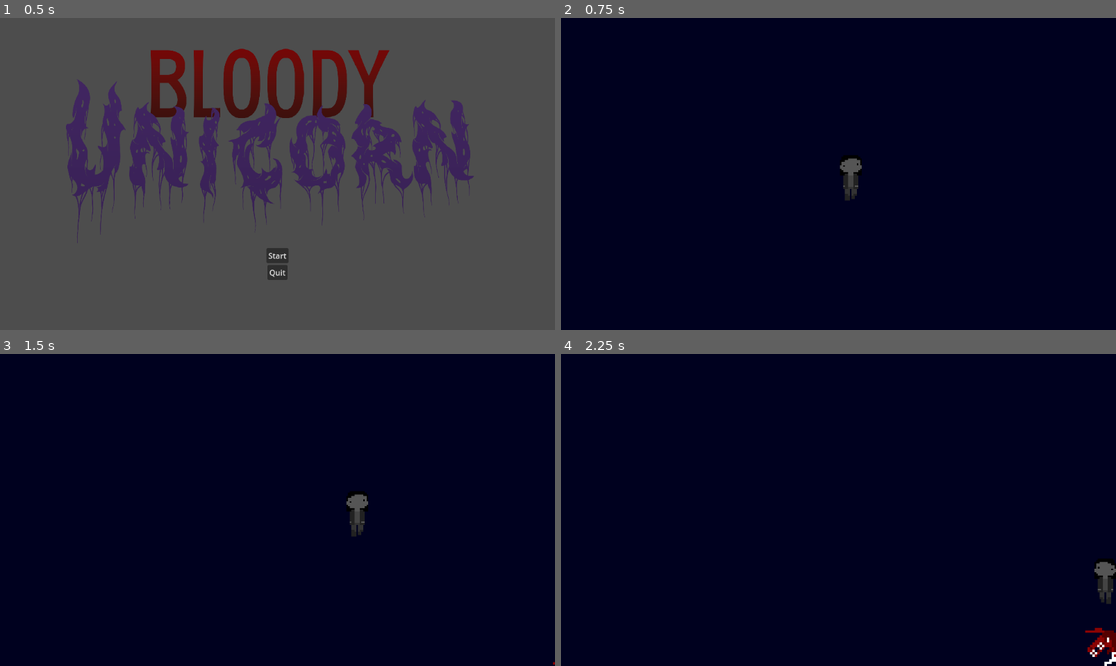
Above: before the commit, frames 1-4 (two rows, left to right).
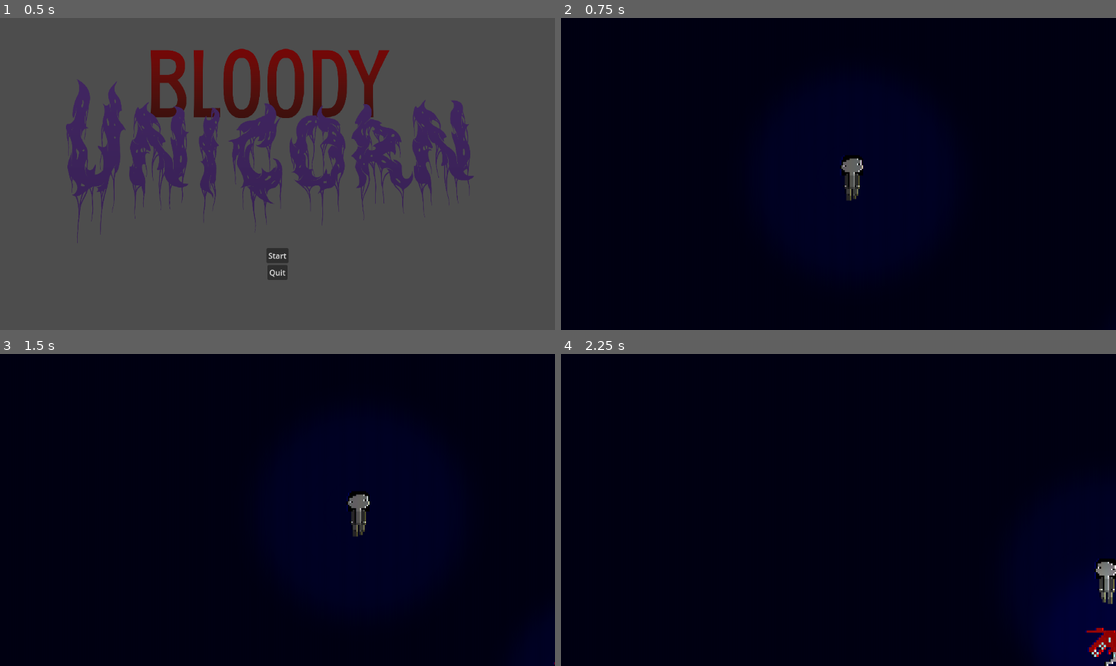
Above: after the commit, the same moments.

Repository: kbg2201/BUD-Team
Game: Godot game, scene res://Scenes/title_screen.tscn
The game is run twice, just before and just after one commit, with the same random seed, the same clock (stepped at 60 frames per second) and the same inputs.
Inputs:
- Up to frame 1 (0.5 s): no input
- Up to frame 2 (0.75 s): click "Start" at 0.5 s
- Up to frame 3 (1.5 s): tap Enter at 1.25 s; hold D (move_right) from 1.28 s (still down)
- Up to frame 4 (2.25 s): release D (move_right) at 2.03 s; hold S (move_down) from 2.03 s (still down)

Frame 1 is identical in both runs. In frame 2, 0.2% of the frame differs, in the area x 50-55%, y 43-59%; in frame 3, 0.2%; in frame 4, 1.2%, in the area x 89-100%, y 65-100%.

Commit message:
Shaders and Lights
Added point lights to the player and the unicorn and added an overtop shader to process light in an interesting way

Diff:
--- a/bloody-unicorn/Scenes/enemy_unicorn.tscn
+++ b/bloody-unicorn/Scenes/enemy_unicorn.tscn
@@ -1,7 +1,8 @@
-[gd_scene load_steps=7 format=3 uid="uid://w8fyrwg2nbuo"]
+[gd_scene load_steps=8 format=3 uid="uid://w8fyrwg2nbuo"]
 
 [ext_resource type="Script" path="res://enemy_unicorn.gd" id="1_gdphb"]
 [ext_resource type="Texture2D" uid="uid://16tp33ww2o6q" path="res://art/Lucy_v2.png" id="2_ftjhv"]
+[ext_resource type="Texture2D" uid="uid://cdlyqaudniicf" path="res://assets/img/light.png" id="3_1glda"]
 
 [sub_resource type="AtlasTexture" id="AtlasTexture_jq8t4"]
 atlas = ExtResource("2_ftjhv")
@@ -47,4 +48,9 @@
 [node name="NavigationAgent2D" type="NavigationAgent2D" parent="."]
 debug_enabled = true
 
+[node name="PointLight2D" type="PointLight2D" parent="."]
+shadow_enabled = true
+texture = ExtResource("3_1glda")
+texture_scale = 1.95
+
 [connection signal="timeout" from="Timer" to="." method="_on_timer_timeout"]
--- a/bloody-unicorn/Scenes/main.tscn
+++ b/bloody-unicorn/Scenes/main.tscn
@@ -7,11 +7,18 @@
 [ext_resource type="PackedScene" uid="uid://w8fyrwg2nbuo" path="res://Scenes/enemy_unicorn.tscn" id="5_4eyku"]
 [ext_resource type="AudioStream" uid="uid://bo22nbjgrcv4r" path="res://audio/Sounds.mp3" id="5_kxich"]
 [ext_resource type="Texture2D" uid="uid://5s3t0l8qtsw4" path="res://assets/img/bgblue.png" id="6_f3m6a"]
+[ext_resource type="Shader" path="res://Shaders/crt.gdshader" id="8_r8gia"]
 
 [sub_resource type="NavigationPolygon" id="NavigationPolygon_o3qb5"]
 vertices = PackedVector2Array(1150.85, 624.148, 28.0938, 641.828, 33.8984, 37.8906, 1142.14, 26.1016)
 polygons = Array[PackedInt32Array]([PackedInt32Array(0, 1, 2, 3)])
 outlines = Array[PackedVector2Array]([PackedVector2Array(1152, 16, 1161, 634, 18, 652, 24, 28)])
+
+[sub_resource type="ShaderMaterial" id="ShaderMaterial_8lw3j"]
+shader = ExtResource("8_r8gia")
+shader_parameter/crt_brightness = 1.0
+shader_parameter/crt_ghost = 3.0
+shader_parameter/crt_grid = 0.4
 
 [node name="Main" type="Node"]
 script = ExtResource("1_tay2g")
@@ -44,3 +51,13 @@
 
 [node name="NavigationRegion2D" type="NavigationRegion2D" parent="."]
 navigation_polygon = SubResource("NavigationPolygon_o3qb5")
+
+[node name="CanvasLayer" type="CanvasLayer" parent="."]
+
+[node name="ColorRect" type="ColorRect" parent="CanvasLayer"]
+material = SubResource("ShaderMaterial_8lw3j")
+anchors_preset = 15
+anchor_right = 1.0
+anchor_bottom = 1.0
+grow_horizontal = 2
+grow_vertical = 2
--- a/bloody-unicorn/Scenes/player.tscn
+++ b/bloody-unicorn/Scenes/player.tscn
@@ -1,10 +1,11 @@
-[gd_scene load_steps=8 format=3 uid="uid://boorxy8t6uaci"]
+[gd_scene load_steps=9 format=3 uid="uid://boorxy8t6uaci"]
 
 [ext_resource type="Script" path="res://player.gd" id="1_ac0y6"]
 [ext_resource type="Texture2D" uid="uid://dojuybb8b3b5p" path="res://art/Nadia-1.png.png" id="2_pg4jl"]
 [ext_resource type="Texture2D" uid="uid://b8gfoykjk3vka" path="res://art/Nadia-2.png.png" id="3_qdudq"]
 [ext_resource type="Texture2D" uid="uid://b22u8ntca0ed7" path="res://art/Nadia-3.png.png" id="4_6nie5"]
 [ext_resource type="Texture2D" uid="uid://be5axq4jv26pl" path="res://art/Nadia-4.png.png" id="5_28u4i"]
+[ext_resource type="Texture2D" uid="uid://cdlyqaudniicf" path="res://assets/img/light.png" id="6_50xna"]
 
 [sub_resource type="SpriteFrames" id="SpriteFrames_smjhp"]
 animations = [{
@@ -57,4 +58,9 @@
 offset_bottom = 56.0
 color = Color(1, 1, 1, 0)
 
+[node name="PointLight2D" type="PointLight2D" parent="."]
+shadow_enabled = true
+texture = ExtResource("6_50xna")
+texture_scale = 3.38
+
 [connection signal="body_entered" from="." to="." method="_on_body_entered"]
--- /dev/null
+++ b/bloody-unicorn/Shaders/crt.gdshader
@@ -0,0 +1,33 @@
+shader_type canvas_item;
+
+uniform sampler2D SCREEN_TEXTURE: hint_screen_texture, repeat_disable, filter_nearest;
+uniform float crt_brightness: hint_range(0.0, 1.0) = 1.0;
+uniform float crt_ghost: hint_range(0.0, 10.0) = 3.0;
+uniform float crt_grid: hint_range(0.0, 10.0) = 0.4;
+
+void fragment() {
+	vec2 screen_uv = SCREEN_UV;
+	vec3 color = texture(SCREEN_TEXTURE, screen_uv).rgb * (1.0 - crt_brightness - 0.5);
+	color += texture(SCREEN_TEXTURE, screen_uv - vec2(SCREEN_PIXEL_SIZE.x * crt_ghost, 0.0)).rgb;
+	//color += texture(SCREEN_TEXTURE, screen_uv + vec2(SCREEN_PIXEL_SIZE.x * crt_ghost, 0.0)).rgb;
+	color *= crt_brightness * 2.0;
+
+	float crt_grid_uv = mod(screen_uv.x / SCREEN_PIXEL_SIZE.x, 3.0);
+	vec3 crt_grid_color;
+	crt_grid_color.r = clamp(1.0 - crt_grid_uv, 0.0, 1.0) + clamp(crt_grid_uv - 2.0, 0.0, 1.0);
+	crt_grid_color.g = clamp(1.0 - abs(1.0 - crt_grid_uv), 0.0, 1.0);
+	crt_grid_color.b = 1.0 - crt_grid_color.r - crt_grid_color.g;
+	color *= clamp(normalize(clamp(crt_grid_color, crt_grid, 1.0)), vec3(0.0), vec3(1.0));
+
+	COLOR = vec4(color, 1.0);
+}
+
+void vertex() {
+	// Called for every vertex the material is visible on.
+}
+
+
+//void light() {
+	// Called for every pixel for every light affecting the CanvasItem.
+	// Uncomment to replace the default light processing function with this one.
+//}
--- a/bloody-unicorn/player.tscn
+++ b/bloody-unicorn/player.tscn
@@ -1,10 +1,11 @@
-[gd_scene load_steps=8 format=3 uid="uid://de1o8styvx21d"]
+[gd_scene load_steps=9 format=3 uid="uid://de1o8styvx21d"]
 
 [ext_resource type="Script" path="res://player.gd" id="1_ac0y6"]
 [ext_resource type="Texture2D" uid="uid://dojuybb8b3b5p" path="res://art/Nadia-1.png.png" id="2_pg4jl"]
 [ext_resource type="Texture2D" uid="uid://b8gfoykjk3vka" path="res://art/Nadia-2.png.png" id="3_qdudq"]
 [ext_resource type="Texture2D" uid="uid://b22u8ntca0ed7" path="res://art/Nadia-3.png.png" id="4_6nie5"]
 [ext_resource type="Texture2D" uid="uid://be5axq4jv26pl" path="res://art/Nadia-4.png.png" id="5_28u4i"]
+[ext_resource type="Texture2D" uid="uid://cdlyqaudniicf" path="res://assets/img/light.png" id="6_8fdlp"]
 
 [sub_resource type="SpriteFrames" id="SpriteFrames_smjhp"]
 animations = [{
@@ -57,4 +58,8 @@
 offset_bottom = 56.0
 color = Color(1, 1, 1, 0)
 
+[node name="PointLight2D" type="PointLight2D" parent="."]
+shadow_enabled = true
+texture = ExtResource("6_8fdlp")
+
 [connection signal="body_entered" from="." to="." method="_on_body_entered"]
Not shown: 1 places in bloody-unicorn/Scenes/main.tscn that only renumber resources
Binary file added: bloody-unicorn/assets/img/light.png
Not shown, added: bloody-unicorn/assets/img/light.png.import
Not shown, added: bloody-unicorn/.DS_Store
